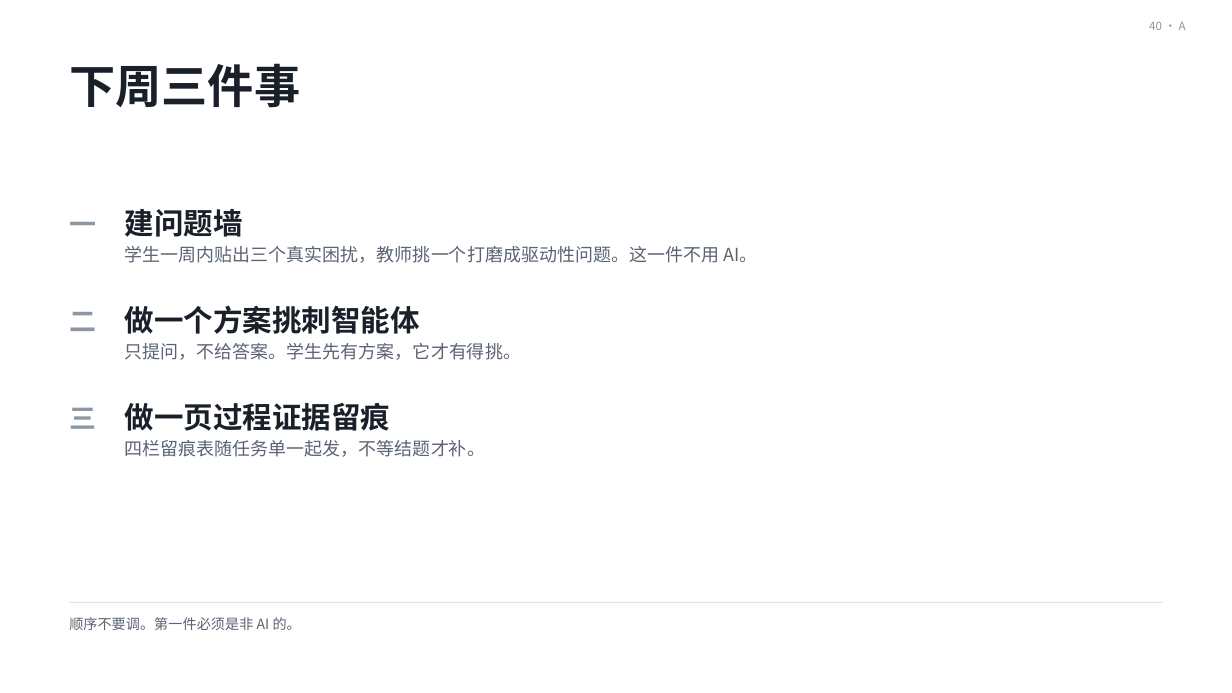
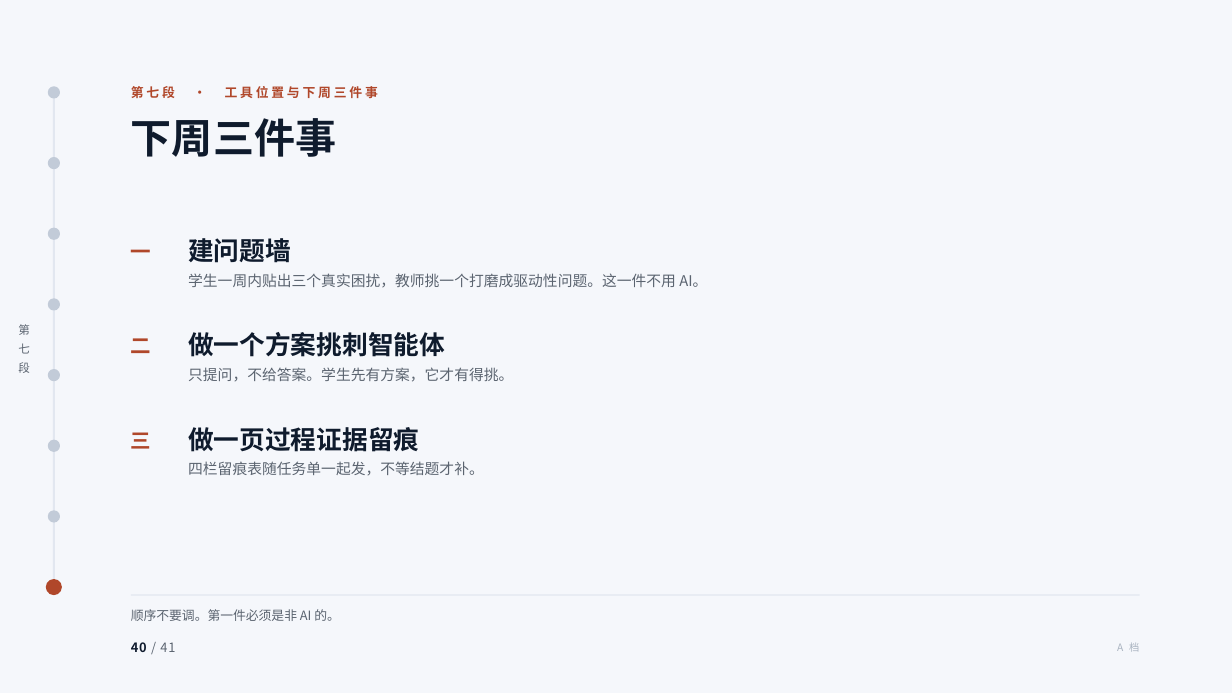
Before and after one commit to tonyxinvip/slides, a slide deck: slide 40 of comprehensive-practice-ai/做中学与综合实践活动.pptx. Drawn at 1232x693 pixels with LibreOffice and Linux fonts; fonts in the diff are those of the drawing. Boxes give left, top, right and bottom in pixels: in the first picture for what was removed or moved away, otherwise in the second. Text is boxed around its words. In the diff, an @@ line names an element or a change of style, - is before the commit and + after.

```diff
--- a/comprehensive-practice-ai/做中学与综合实践活动.pptx
+++ b/comprehensive-practice-ai/做中学与综合实践活动.pptx
@@ background #FFFFFF to #F5F7FB @@
@@ text removed at bbox=[1149, 22, 1186, 30] @@
-40 · A
@@ ellipse added at bbox=[49, 88, 58, 97], fill #C2CBD8, outline #C2CBD8 2 pt @@
@@ text added at bbox=[131, 86, 378, 98], 10 pt, text #B0472A, bold @@
+第七段 · 工具位置与下周三件事
@@ line added from (54, 92) to (54, 587), #E2E7F0 1.5 pt @@
@@ text "下周三件事": place and size @@
-text "下周三件事" at bbox=[69, 63, 300, 108]
+text "下周三件事" at bbox=[131, 118, 336, 157]
@@ text "下周三件事" at bbox=[131, 118, 336, 157]: size 36 to 32 pt, text colour #1A2029 to #0F1B2D @@
@@ ellipse added at bbox=[49, 158, 58, 167], fill #C2CBD8, outline #C2CBD8 2 pt @@
@@ ellipse added at bbox=[49, 229, 58, 238], fill #C2CBD8, outline #C2CBD8 2 pt @@
@@ size 21 to 16 pt, text colour #8C97A3 to #B0472A in 3 elements at bbox=[131, 432, 152, 449], bbox=[131, 338, 152, 353], bbox=[131, 249, 152, 253] @@
@@ text "一": place and size @@
-text "一" at bbox=[69, 222, 96, 225]
+text "一" at bbox=[131, 249, 152, 253]
@@ size 23 to 20 pt, text colour #1A2029 to #0F1B2D in 3 elements at bbox=[188, 427, 419, 452], bbox=[188, 332, 445, 357], bbox=[188, 238, 291, 263] @@
@@ text "建问题墙": place and size @@
-text "建问题墙" at bbox=[125, 209, 243, 237]
+text "建问题墙" at bbox=[188, 238, 291, 263]
@@ ellipse added at bbox=[49, 299, 58, 309], fill #C2CBD8, outline #C2CBD8 2 pt @@
@@ size 14 to 11.5 pt, text colour #5A6472 to #5B6470 in 3 elements at bbox=[188, 461, 484, 475], bbox=[188, 367, 513, 382], bbox=[188, 273, 707, 288] @@
@@ text "学生一周内贴出三个真实困扰，教师挑一个打磨成驱动性问题。这一件不用 AI。": place and size @@
-text "学生一周内贴出三个真实困扰，教师挑一个打磨成驱动性问题。这一件不用 AI。" at bbox=[125, 246, 757, 263]
+text "学生一周内贴出三个真实困扰，教师挑一个打磨成驱动性问题。这一件不用 AI。" at bbox=[188, 273, 707, 288]
@@ text added at bbox=[18, 324, 30, 373], 9 pt, text #5B6470 @@
+第
+七
+段
@@ text "二": place and size @@
-text "二" at bbox=[69, 312, 96, 331]
+text "二" at bbox=[131, 338, 152, 353]
@@ text "做一个方案挑刺智能体": place and size @@
-text "做一个方案挑刺智能体" at bbox=[125, 305, 420, 334]
+text "做一个方案挑刺智能体" at bbox=[188, 332, 445, 357]
@@ ellipse added at bbox=[49, 371, 58, 380], fill #C2CBD8, outline #C2CBD8 2 pt @@
@@ text "只提问，不给答案。学生先有方案，它才有得挑。": place and size @@
-text "只提问，不给答案。学生先有方案，它才有得挑。" at bbox=[125, 343, 521, 360]
+text "只提问，不给答案。学生先有方案，它才有得挑。" at bbox=[188, 367, 513, 382]
@@ ellipse added at bbox=[49, 441, 58, 450], fill #C2CBD8, outline #C2CBD8 2 pt @@
@@ text "三": place and size @@
-text "三" at bbox=[69, 408, 96, 429]
+text "三" at bbox=[131, 432, 152, 449]
@@ text "做一页过程证据留痕": place and size @@
-text "做一页过程证据留痕" at bbox=[125, 403, 391, 431]
+text "做一页过程证据留痕" at bbox=[188, 427, 419, 452]
@@ text "四栏留痕表随任务单一起发，不等结题才补。": place and size @@
-text "四栏留痕表随任务单一起发，不等结题才补。" at bbox=[125, 440, 485, 457]
+text "四栏留痕表随任务单一起发，不等结题才补。" at bbox=[188, 461, 484, 475]
@@ ellipse added at bbox=[49, 512, 58, 521], fill #C2CBD8, outline #C2CBD8 2 pt @@
@@ ellipse added at bbox=[47, 580, 61, 594], fill #B0472A, outline #B0472A 2 pt @@
@@ line moved from (69, 603) - (1163, 603) to (131, 595) - (1140, 595) @@
@@ line (131, 595) - (1140, 595): stroke #E2E6EA 1 pt to #E2E7F0 1 pt @@
@@ text "顺序不要调。第一件必须是非 AI 的。": place and size @@
-text "顺序不要调。第一件必须是非 AI 的。" at bbox=[69, 617, 301, 630]
+text "顺序不要调。第一件必须是非 AI 的。" at bbox=[131, 609, 340, 621]
@@ text "顺序不要调。第一件必须是非 AI 的。" at bbox=[131, 609, 340, 621]: size 11 to 10 pt, text colour #5A6472 to #5B6470 @@
@@ text added at bbox=[131, 642, 175, 652], 10 pt, text #5B6470 @@
+40 / 41
@@ text added at bbox=[1117, 643, 1139, 652], 8 pt, text #A9B3C0 @@
+A 档
```
Also in this commit, not shown: 38 other slides changed, 2 slides added, 2 slides removed, 16 other files.
